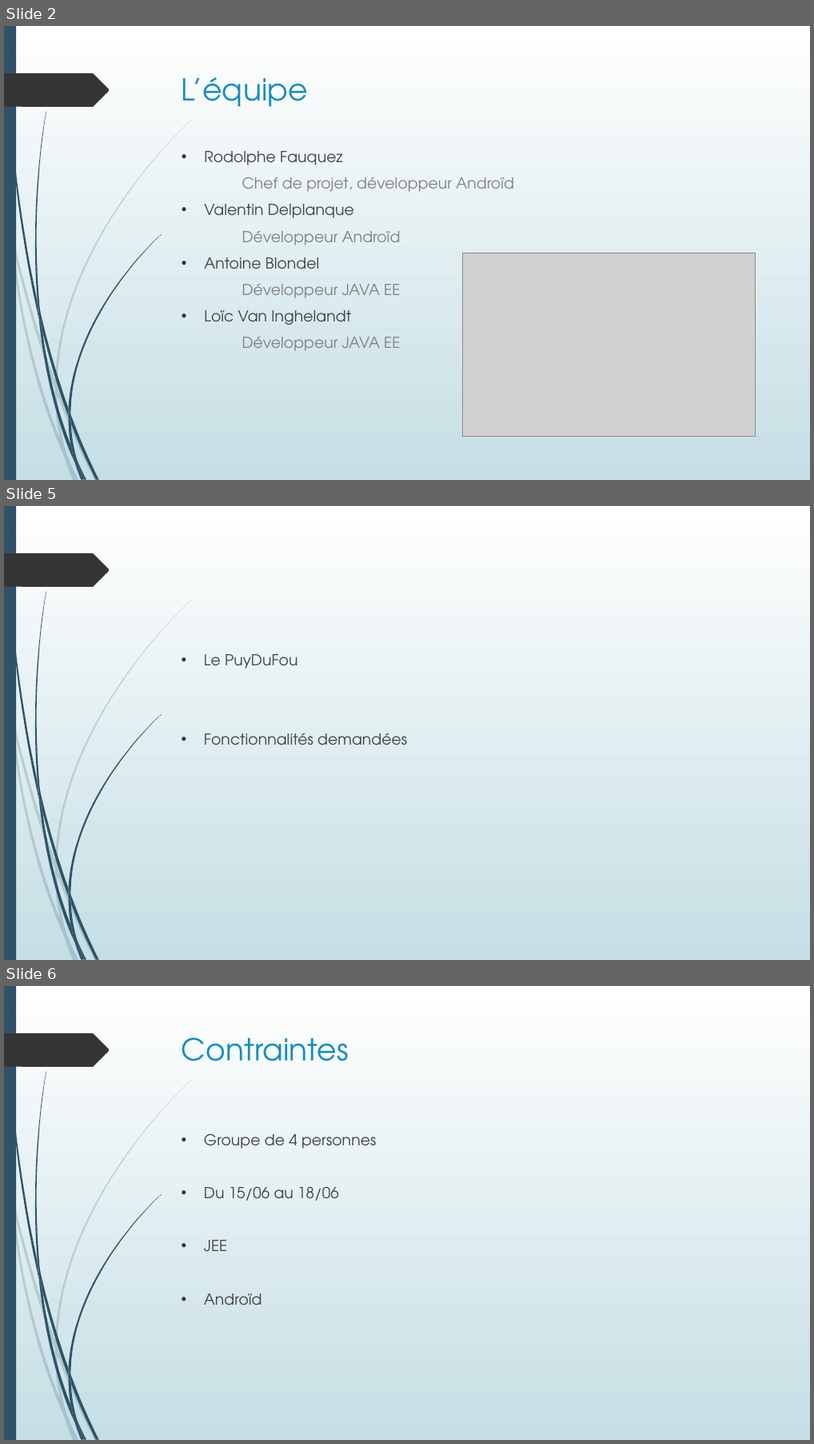
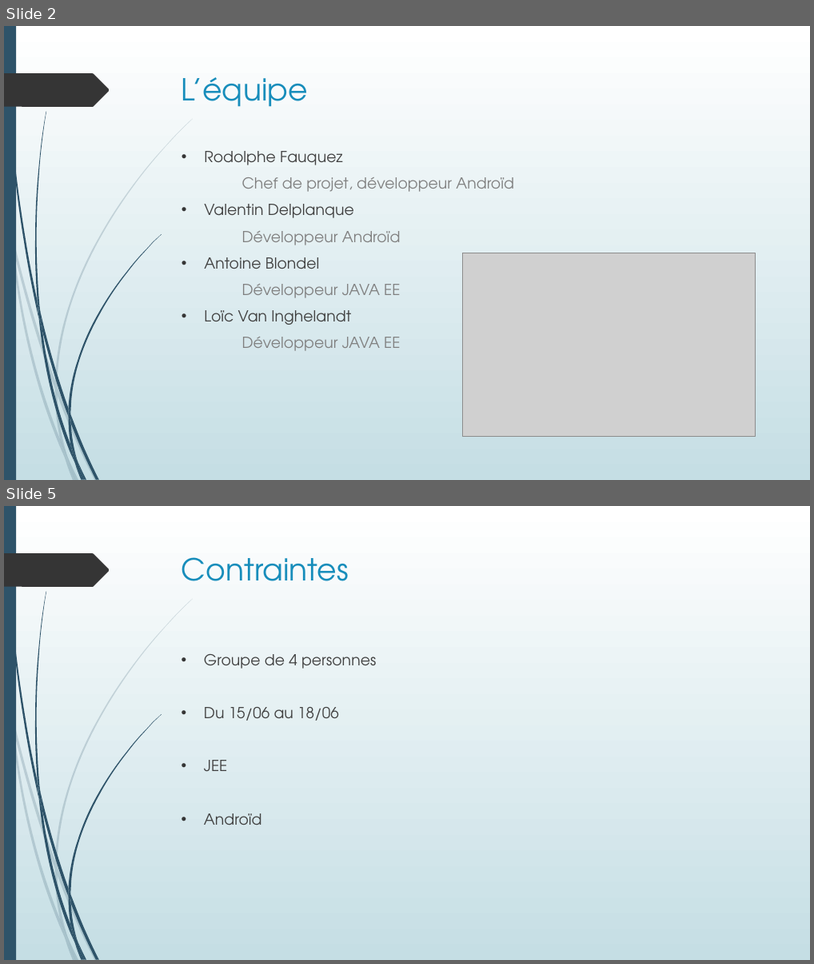
Before and after one commit to Ancalimeras/PuyDuFou, a slide deck: PPT JEE ANDROID.pptx. Shown one above the other, each under a label of ours: slides 2, 5 and 6 before the commit, slides 2 and 5 after it; the slides between them are not shown. The pictures are 814x1444 and 814x964 pixels, drawn with LibreOffice and Linux fonts; fonts in the diff are those of the drawing; grey boxes stand for pictures. Boxes give left, top, right and bottom in pixels: in the first picture for what was removed or moved away, otherwise in the second. Text is boxed around its words. In the diff, an @@ line names an element or a change of style, - is before the commit and + after.

```diff
--- a/PPT JEE ANDROID.pptx
+++ b/PPT JEE ANDROID.pptx
@@ slide 5 removed at [4, 506, 810, 960], background gradient #FFFFFF to #C5DEE5; not listed: 24 template elements that a slide beside it also shows @@
@@ text removed at [204, 654, 407, 744] @@
-• Le PuyDuFou
-• Fonctionnalités demandées
@@ what was slide 6 is now slide 5 @@
```
Also in this commit, not shown: 3 slides changed, 2 slides added, 1 other slide removed.
